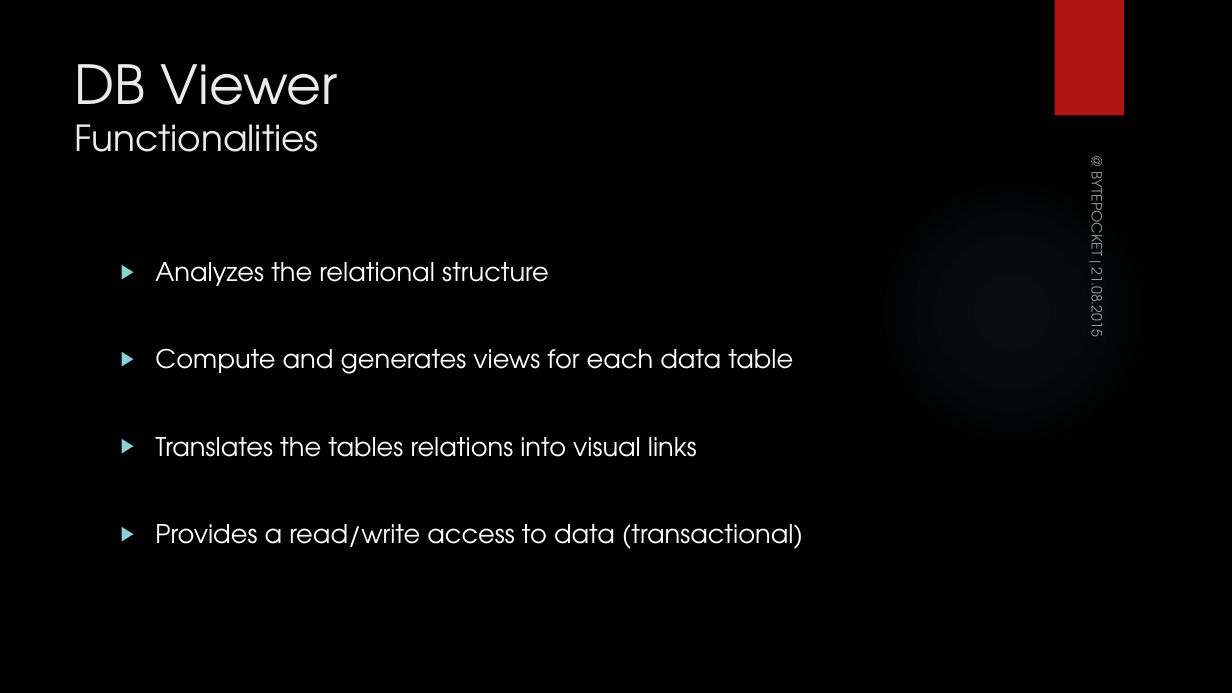
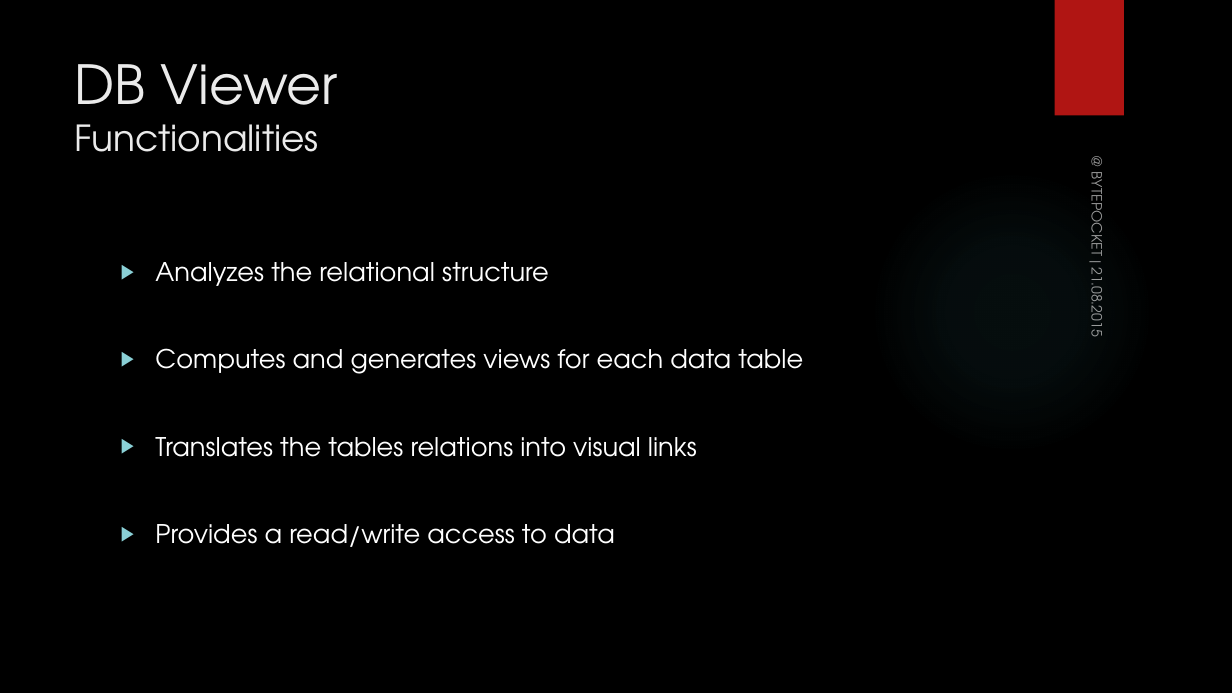
Before and after one commit to Chr031/DBViewer, a slide deck: slide 5 of documents/Presentation3.pptx. Drawn at 1232x693 pixels with LibreOffice and Linux fonts; fonts in the diff are those of the drawing; background and template pictures are left out. Boxes give left, top, right and bottom in pixels: in the first picture for what was removed or moved away, otherwise in the second. Text is boxed around its words. In the diff, an @@ line names an element or a change of style, - is before the commit and + after.

```diff
--- a/documents/Presentation3.pptx
+++ b/documents/Presentation3.pptx
@@ text at (x1=155, y1=348, x2=803, y2=374): text changed @@
-▶ Compute and generates views for each data table
+▶ Computes and generates views for each data table
@@ text at (x1=155, y1=524, x2=615, y2=547): text changed @@
-▶ Provides a read/write access to data (transactional)
+▶ Provides a read/write access to data
```
Also in this commit, not shown: 1 other slide changed.
